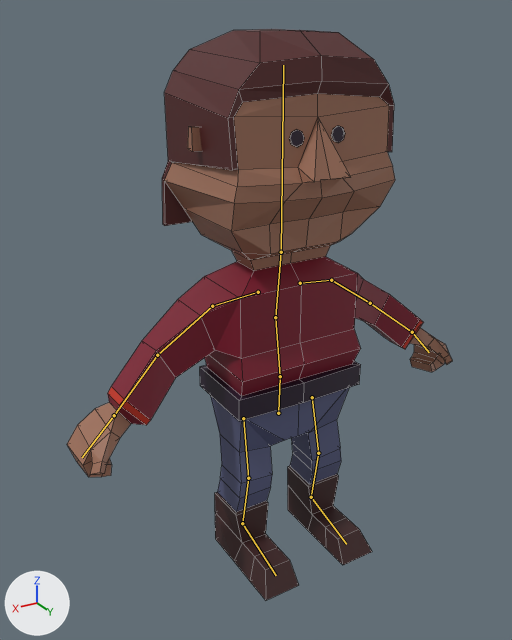
Before and after pictures for a commit that changed the Blender file Blender/Smolbean.blend.
Both versions are drawn from a camera (50 mm lens) standing at (1.012, 1.554, 1.529) and looking at (0.047, -0.055, 0.725). The lights are fixed; the arrows at lower left show +X, +Y and +Z. The bones that bend it are drawn over the model as lines. Mesh edges are drawn as thin lines.

Names of what the first picture shows: 'BaseDude'.
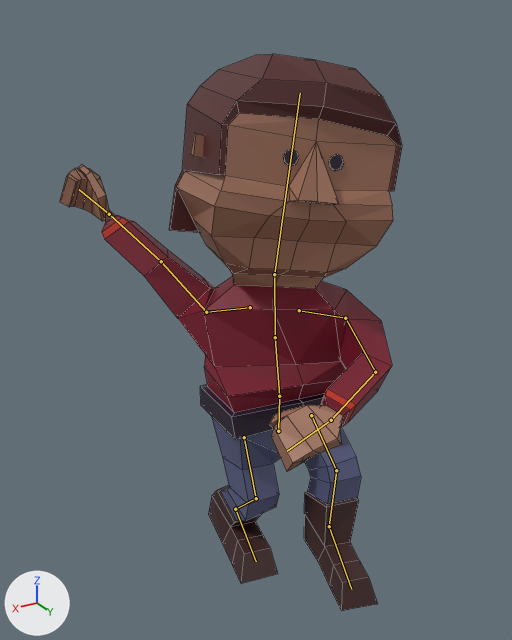
The newer file adds an action. The first version stands in its rest pose; the second is drawn at frame 1 of the action 'Chop'.

Pixel boxes [x1, y1, x2, y2] of what changed, in the pictures (512 x 640 px):
'BaseDude', posed (11% narrower)
    before: [67, 29, 452, 600]
    after: [60, 54, 402, 611]
bone 'Root', root to tip
    before: (278, 413) to (280, 376)
    after: (278, 431) to (279, 396)
bone 'Spine2', root to tip
    before: (275, 317) to (281, 252)
    after: (275, 337) to (274, 274)
bone 'Head', root to tip
    before: (281, 252) to (283, 65)
    after: (274, 274) to (300, 93)
bone 'UpperArm.L', root to tip
    before: (331, 280) to (370, 303)
    after: (345, 318) to (375, 372)
bone 'LowerArm.L', root to tip
    before: (370, 303) to (412, 332)
    after: (375, 372) to (331, 420)
bone 'Hand.L', root to tip
    before: (412, 332) to (429, 352)
    after: (331, 420) to (287, 451)
bone 'Shoulder.R', root to tip
    before: (258, 292) to (212, 306)
    after: (250, 307) to (206, 312)
bone 'UpperArm.R', root to tip
    before: (212, 306) to (157, 355)
    after: (206, 312) to (161, 261)
bone 'LowerArm.R', root to tip
    before: (157, 355) to (114, 415)
    after: (161, 261) to (109, 214)
bone 'Hand.R', root to tip
    before: (114, 415) to (82, 457)
    after: (109, 214) to (79, 189)

What the commit changed:
Bone 'Root' (bone_root) moves from (0.0, 0.0, 0.0) to (0.0, -0.064, 0.002).
Bone 'Spine2' (bone_spine2) turns from (0, 0, 0) to (-2, -40, 6) degrees about its own x, y and z.
Bone 'Head' (bone_head) turns from (0, 0, 0) to (-8, 27, -10) degrees about its own x, y and z.
Bone 'UpperArm.L' (bone_upperarm_l) turns from (0, 0, 0) to (55, 13, 8) degrees about its own x, y and z.
Bone 'LowerArm.L' (bone_lowerarm_l) turns from (0, 0, 0) to (7, 18, -42) degrees about its own x, y and z.
Bone 'Hand.L' (bone_hand_l) turns from (0, 0, 0) to (33, 22, -4) degrees about its own x, y and z.
Bone 'Shoulder.R' (bone_shoulder_r) turns from (0, 0, 0) to (0, -1, 7) degrees about its own x, y and z.
Bone 'UpperArm.R' (bone_upperarm_r) turns from (0, 0, 0) to (2, -75, -87) degrees about its own x, y and z.
Bone 'LowerArm.R' (bone_lowerarm_r) turns from (0, 0, 0) to (-7, 1, -6) degrees about its own x, y and z.
Bone 'Hand.R' (bone_hand_r) turns from (0, 0, 0) to (-29, 133, 3) degrees about its own x, y and z.
Bone 'IKPole.L' (bone_ikpole_l) moves from (0.0, 0.0, 0.0) to (0.0, 1.709, 0.64).
Bone 'IKTarget.L' (bone_iktarget_l) moves from (0.0, 0.0, 0.0) to (-0.02, -0.169, 0.013).
Bone 'IKTarget.L' (bone_iktarget_l) turns from (0, 0, 0) to (7, 1, -14) degrees about its own x, y and z.
Bone 'IKTarget.R' (bone_iktarget_r) moves from (0.0, 0.0, 0.0) to (0.028, 0.068, 0.0).
Bone 'IKTarget.R' (bone_iktarget_r) turns from (0, 0, 0) to (-1, -3, -11) degrees about its own x, y and z.
